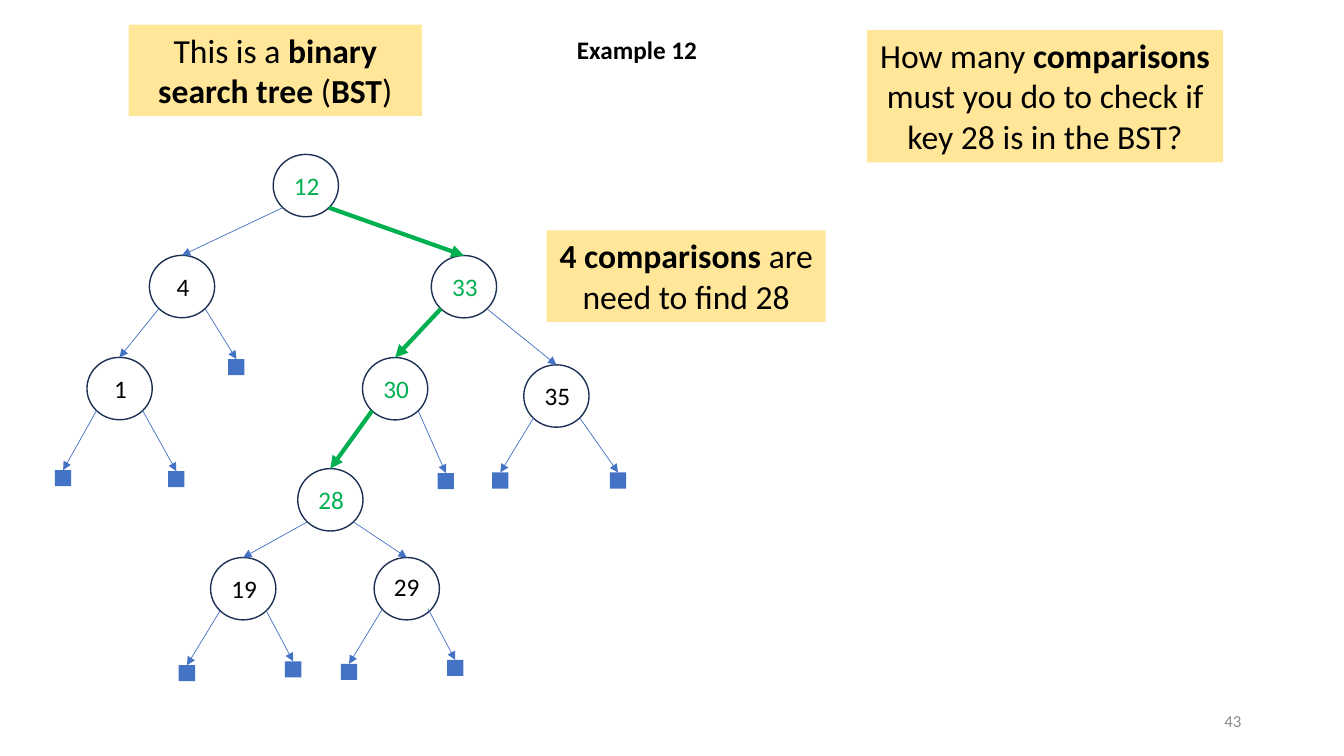
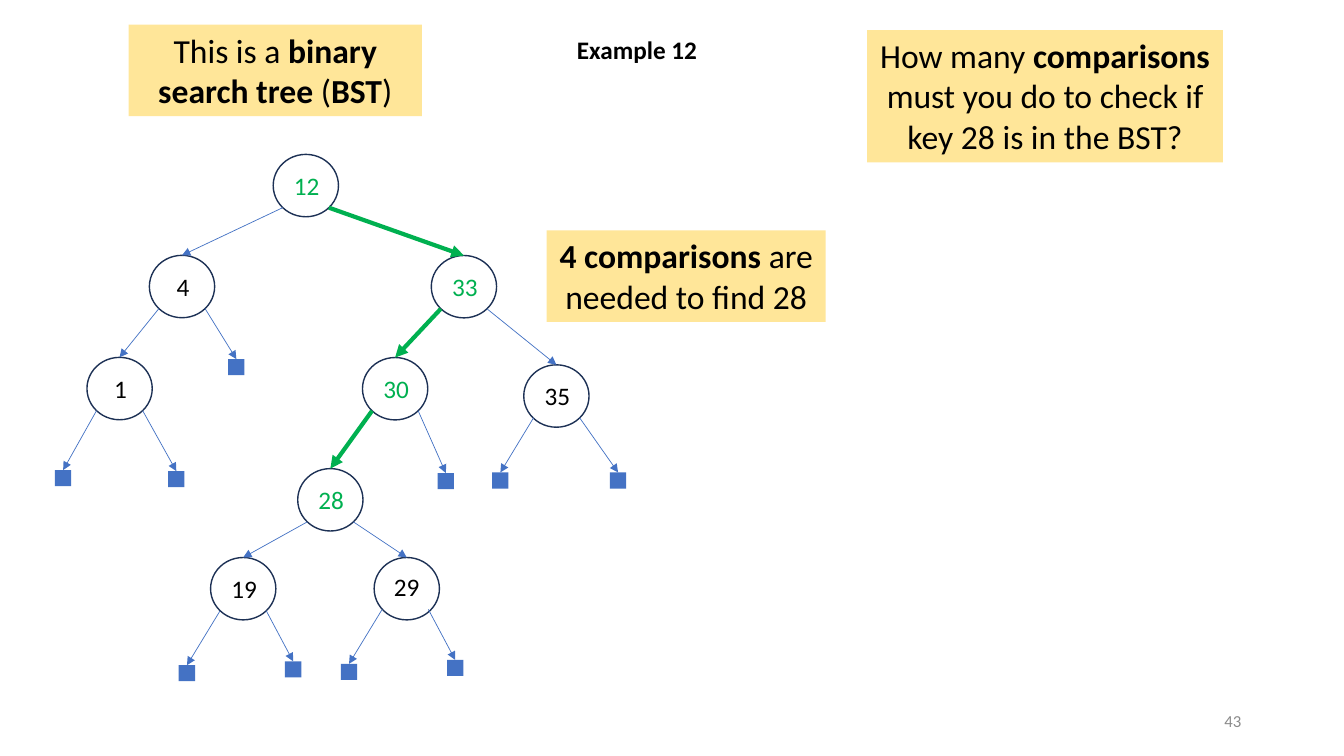
Before and after one commit to tjd1234/cmpt225summer2023, a slide deck: slide 43 of lecture_notes/week10/week10_BST.pptx. Drawn at 1344x756 pixels with LibreOffice and Linux fonts; fonts in the diff are those of the drawing. Boxes give left, top, right and bottom in pixels: in the first picture for what was removed or moved away, otherwise in the second. Text is boxed around its words. In the diff, an @@ line names an element or a change of style, - is before the commit and + after.

Commit message:
updated

```diff
--- a/lecture_notes/week10/week10_BST.pptx
+++ b/lecture_notes/week10/week10_BST.pptx
@@ text in rectangle at (x1=560, y1=244, x2=813, y2=310): text changed @@
-4 comparisons are need to find 28
+4 comparisons are needed to find 28
```
Also in this commit, not shown: 9 slides added.
